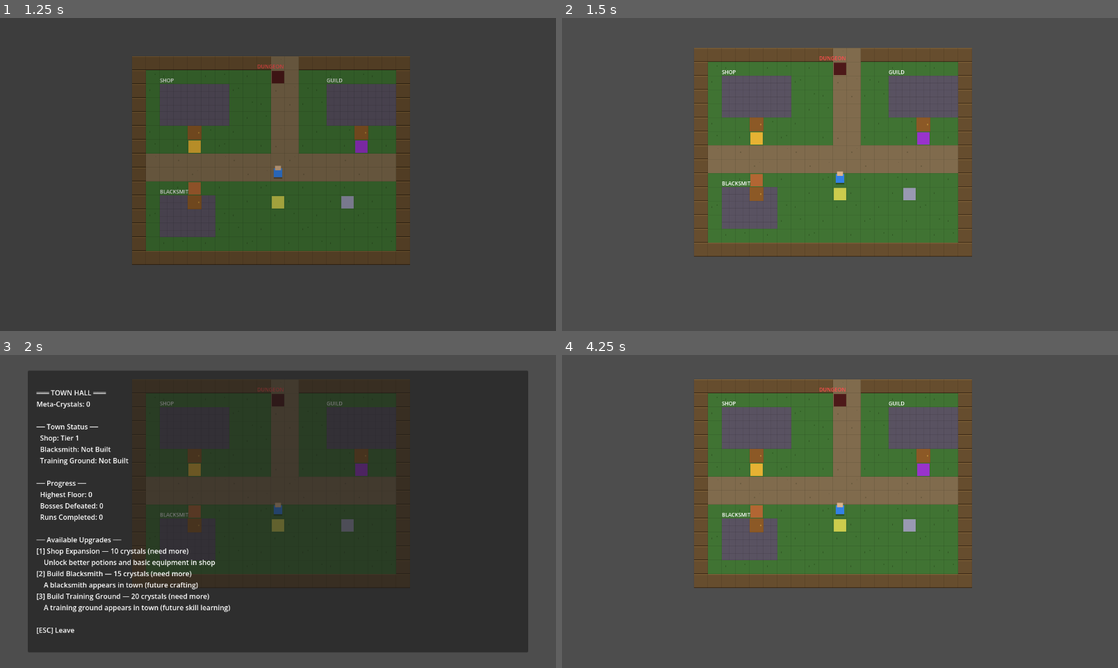
Above: before the commit, frames 1-4 (two rows, left to right).
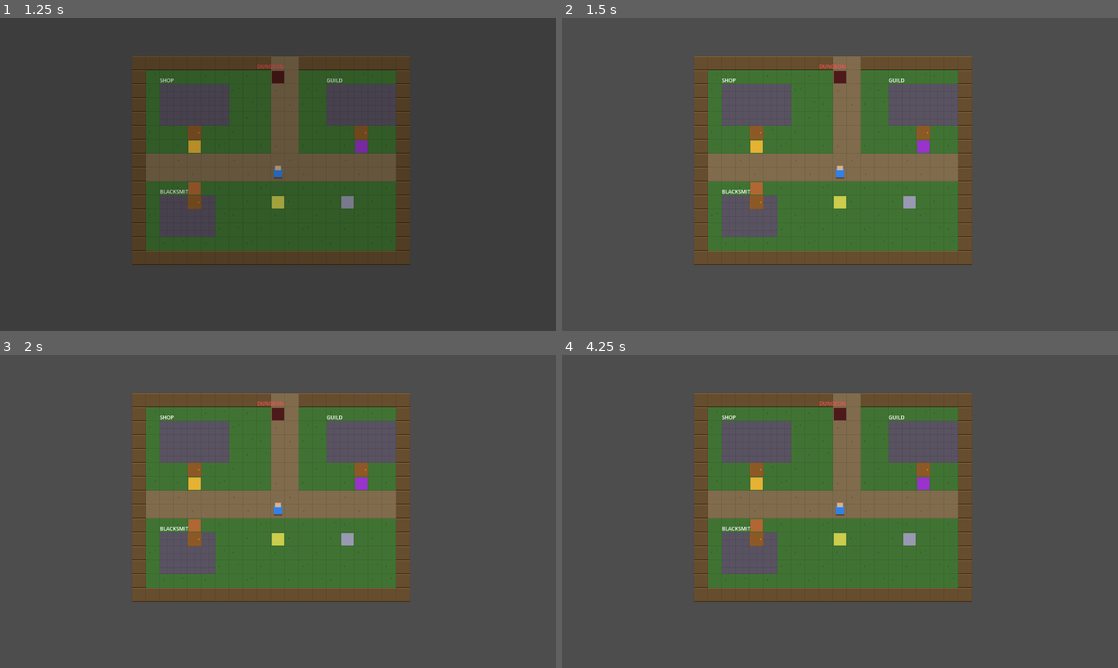
Above: after the commit, the same moments.

Repository: Uncanny177/GDscript-Dev---Prog.1
Game: Godot game, scene res://scenes/ui/title_screen.tscn
Two runs of this game, one before a commit and one after it. Both use one fixed random seed, a clock stepped at 60 frames per second and the inputs below.
Inputs:
- Up to frame 1 (1.25 s): tap Enter (ui_accept) at 0.5, 0.77 s; hold D (move_right) from 0.53 s (still down); tap E (interact) at 0.6 s; tap 1 at 0.8 s
- Up to frame 2 (1.5 s): release D (move_right) at 1.28 s; hold S (move_down) from 1.28 s (still down); tap 1 at 1.35 s
- Up to frame 3 (2 s): keep holding S (move_down); tap Enter (ui_accept) at 1.52 s; tap E (interact) at 1.55 s
- Up to frame 4 (4.25 s): tap Enter (ui_accept) at 2, 2.75, 3.02, 3.5, 3.77 s; release S (move_down) at 2.03 s; hold D (move_right) 2.03-2.78 s; tap E (interact) at 2.1, 3.05 s; tap 1 at 2.3, 2.85, 3.8 s; hold W (move_up) 2.78-3.53 s; hold A (move_left) from 3.53 s (still down); tap 2 at 3.6 s; tap Escape (cancel) at 4.15 s

Frame 1 is identical in both runs. In frame 2, 11% of the frame differs, in the area x 23-74%, y 9-79%; in frame 3, 80%, in the area x 5-95%, y 5-95%; in frame 4, 16%.
Error after the commit: Parse Error: Too many arguments for "get_class()" call. Expected at most 0 but received 1. (res://scenes/hub/training_ground_ui.gd:169)

Commit message:
feat: Task 34 - Skill Tree / Training Ground
Add skill learning system:
- SkillTree class: defines 2 unlockable skills per class (12 total)
  - Warrior: War Cry (ATK+25% buff), Cleave (AOE physical)
  - Mage: Thunder (1.8x light single), Barrier (party buff)
  - Rogue: Stun Strike (70% stun), Shadow Step (2.5x dark)
  - Paladin: Smite (1.6x light), Mass Heal (party heal)
  - Archer: Crippling Shot (DEF-25%), Snipe (2.2x single)
  - Necromancer: Weaken (AOE DEF down), Doom (2.0x dark + burn)
- TrainingGroundUI: select class → view/unlock skills with meta-crystals
  - Shows learned status, cost, level requirement
  - Learned skills permanently added to class definition (all characters benefit)
  - Requires Training Ground facility (Town Hall unlock)
- Skills tracked in UnlocksManager.unlocks['learned_skills'] (persists via save)
- Old Man NPC now serves as Training Ground instructor
- Player movement blocked during training UI

Diff:
--- a/scenes/hub/hub_town.gd
+++ b/scenes/hub/hub_town.gd
@@ -162,7 +162,7 @@
 		"The dungeon entrance is to the north.",
 		"Be careful — each floor gets harder.",
 		"If you fall, you'll lose your gold... but not your progress."
-	])
+	], false, false, false, false, false, true)  # is_training=true
 
 	# Dungeon entrance trigger
 	_create_npc("Dungeon Gate", Vector2(10, 1), Color(0.3, 0.1, 0.1), [
@@ -171,7 +171,7 @@
 	], true)  # is_dungeon_entrance = true
 
 
-func _create_npc(npc_name: String, grid_pos: Vector2, color: Color, dialogue: Array, is_dungeon_entrance: bool = false, is_shop: bool = false, is_guild: bool = false, is_town_hall: bool = false, is_blacksmith: bool = false) -> void:
+func _create_npc(npc_name: String, grid_pos: Vector2, color: Color, dialogue: Array, is_dungeon_entrance: bool = false, is_shop: bool = false, is_guild: bool = false, is_town_hall: bool = false, is_blacksmith: bool = false, is_training: bool = false) -> void:
 	## Creates an NPC node with:
 	##   - Area2D (detects player proximity)
 	##   - ColorRect (visual placeholder)
@@ -198,6 +198,7 @@
 	npc.set_meta("is_guild", is_guild)
 	npc.set_meta("is_town_hall", is_town_hall)
 	npc.set_meta("is_blacksmith", is_blacksmith)
+	npc.set_meta("is_training", is_training)
 
 	# Visual — colored square for the NPC
 	var visual := ColorRect.new()
@@ -304,6 +305,15 @@
 		blacksmith_ui.set_script(blacksmith_script)
 		add_child(blacksmith_ui)
 		interaction.blacksmith_ui = blacksmith_ui
+
+	# Create training ground UI
+	var training_script: Script = load("res://scenes/hub/training_ground_ui.gd")
+	if training_script:
+		var training_ui := CanvasLayer.new()
+		training_ui.name = "TrainingUI"
+		training_ui.set_script(training_script)
+		add_child(training_ui)
+		interaction.training_ui = training_ui
 
 
 func _draw() -> void:
--- a/scenes/hub/npc_interaction.gd
+++ b/scenes/hub/npc_interaction.gd
@@ -30,6 +30,9 @@
 ## Reference to the blacksmith UI (set by hub scene after spawning)
 var blacksmith_ui: Node = null
 
+## Reference to the training ground UI (set by hub scene after spawning)
+var training_ui: Node = null
+
 ## The NPC we're currently close enough to talk to (or null)
 var nearby_npc: Area2D = null
 
@@ -54,6 +57,8 @@
 		return
 	if blacksmith_ui and blacksmith_ui.is_active:
 		return
+	if training_ui and training_ui.is_active:
+		return
 
 	_find_nearby_npc()
 
@@ -70,6 +75,8 @@
 	if town_hall_ui and town_hall_ui.is_active:
 		return
 	if blacksmith_ui and blacksmith_ui.is_active:
+		return
+	if training_ui and training_ui.is_active:
 		return
 
 	if not event is InputEventKey and not event is InputEventJoypadButton:
@@ -112,6 +119,7 @@
 	var is_guild: bool = npc.get_meta("is_guild", false)
 	var is_town_hall: bool = npc.get_meta("is_town_hall", false)
 	var is_blacksmith: bool = npc.get_meta("is_blacksmith", false)
+	var is_training: bool = npc.get_meta("is_training", false)
 
 	if is_entrance:
 		# Check if resuming a saved run
@@ -138,6 +146,10 @@
 		blacksmith_ui.open_blacksmith()
 		return
 
+	if is_training and training_ui:
+		training_ui.open_training()
+		return
+
 	# Default: normal dialogue
 	if dialogue_box:
 		dialogue_box.start_dialogue(npc_name, dialogue)
--- /dev/null
+++ b/scenes/hub/training_ground_ui.gd
@@ -0,0 +1,196 @@
+## TrainingGroundUI — Unlock new skills for classes using meta-crystals.
+## Requires Training Ground facility to be built (UnlocksManager).
+
+extends CanvasLayer
+
+signal training_closed
+
+var is_active: bool = false
+var panel: PanelContainer = null
+var content_label: Label = null
+var mode: int = 0  # 0 = class select, 1 = skill select
+var selected_class: String = ""
+
+## Tracks which skills have been permanently unlocked (persists via UnlocksManager)
+## Stored as Array[String] of skill IDs in UnlocksManager.unlocks["learned_skills"]
+
+
+func _ready() -> void:
+	_build_ui()
+	panel.hide()
+
+
+func _build_ui() -> void:
+	panel = PanelContainer.new()
+	panel.name = "TrainingPanel"
+	panel.anchor_left = 0.05
+	panel.anchor_right = 0.95
+	panel.anchor_top = 0.05
+	panel.anchor_bottom = 0.95
+	add_child(panel)
+
+	var margin := MarginContainer.new()
+	margin.add_theme_constant_override("margin_left", 20)
+	margin.add_theme_constant_override("margin_right", 20)
+	margin.add_theme_constant_override("margin_top", 15)
+	margin.add_theme_constant_override("margin_bottom", 15)
+	panel.add_child(margin)
+
+	content_label = Label.new()
+	content_label.name = "ContentLabel"
+	content_label.autowrap_mode = TextServer.AUTOWRAP_WORD_SMART
+	margin.add_child(content_label)
+
+	panel.hide()
+
+
+func open_training() -> void:
+	is_active = true
+	mode = 0
+	_show_class_select()
+	panel.show()
+
+
+func _show_class_select() -> void:
+	mode = 0
+	var text: String = "═══ TRAINING GROUND ═══\n"
+	text += "Meta-Crystals: %d\n\n" % GameManager.meta_crystals
+
+	if UnlocksManager.training_ground_tier <= 0:
+		text += "The Training Ground hasn't been built yet!\nVisit the Town Hall to unlock it.\n"
+		text += "\n[ESC] Leave"
+		content_label.text = text
+		return
+
+	text += "Choose a class to train:\n\n"
+	var classes: Array = ClassDatabase.get_all_classes()
+	for i in range(classes.size()):
+		var c: ClassData = classes[i]
+		var learnable: Array = SkillTree.get_learnable_skills(c.class_name_text)
+		var learned_count: int = _count_learned(c.class_name_text, learnable)
+		text += "[%d] %s (%d/%d skills learned)\n" % [i + 1, c.class_name_text, learned_count, learnable.size()]
+
+	text += "\n[ESC] Leave"
+	content_label.text = text
+
+
+func _show_skill_select() -> void:
+	mode = 1
+	var text: String = "═══ %s SKILLS ═══\n" % selected_class.to_upper()
+	text += "Meta-Crystals: %d\n\n" % GameManager.meta_crystals
+
+	var learnable: Array[Dictionary] = SkillTree.get_learnable_skills(selected_class)
+
+	if learnable.is_empty():
+		text += "No additional skills available.\n"
+	else:
+		for i in range(learnable.size()):
+			var entry: Dictionary = learnable[i]
+			var skill: SkillData = entry["skill"]
+			var is_learned: bool = _is_skill_learned(entry["id"])
+
+			if is_learned:
+				text += "  [✓] %s (learned)\n" % skill.skill_name
+			else:
+				var can_afford: String = "" if GameManager.meta_crystals >= entry["cost"] else " (need more)"
+				text += "  [%d] %s — %d crystals, Lv%d req%s\n" % [i + 1, skill.skill_name, entry["cost"], entry["level_req"], can_afford]
+				text += "      %s (MP: %d)\n" % [skill.description, skill.mp_cost]
+
+	text += "\n[ESC] Back"
+	content_label.text = text
+
+
+func _unhandled_input(event: InputEvent) -> void:
+	if not is_active:
+		return
+	if not event is InputEventKey and not event is InputEventJoypadButton:
+		return
+	if not event.is_pressed():
+		return
+
+	get_viewport().set_input_as_handled()
+
+	if event is InputEventKey and event.keycode == KEY_ESCAPE:
+		if mode == 1:
+			_show_class_select()
+		else:
+			_close()
+		return
+	if Input.is_action_just_pressed("cancel"):
+		if mode == 1:
+			_show_class_select()
+		else:
+			_close()
+		return
+
+	if event is InputEventKey:
+		var num: int = event.keycode - KEY_1
+		if mode == 0:
+			_select_class(num)
+		elif mode == 1:
+			_try_learn_skill(num)
+
+
+func _select_class(index: int) -> void:
+	var classes: Array = ClassDatabase.get_all_classes()
+	if index < 0 or index >= classes.size():
+		return
+	selected_class = classes[index].class_name_text
+	_show_skill_select()
+
+
+func _try_learn_skill(index: int) -> void:
+	var learnable: Array[Dictionary] = SkillTree.get_learnable_skills(selected_class)
+	if index < 0 or index >= learnable.size():
+		return
+
+	var entry: Dictionary = learnable[index]
+
+	# Already learned?
+	if _is_skill_learned(entry["id"]):
+		return
+
+	# Can afford?
+	if not GameManager.spend_meta_crystals(entry["cost"]):
+		return
+
+	# Learn it
+	_mark_skill_learned(entry["id"])
+
+	# Add to all characters of this class
+	_apply_skill_to_class(selected_class, entry["skill"])
+
+	print("[Training] Learned %s for %s class" % [entry["skill"].skill_name, selected_class])
+	_show_skill_select()
+
+
+func _apply_skill_to_class(class_name_text: String, skill: SkillData) -> void:
+	## Add the skill to the class definition so all characters of that class have it.
+	var class_data: ClassData = ClassDatabase.get_class(class_name_text)
+	if class_data and skill not in class_data.skills:
+		class_data.skills.append(skill)
+
+
+func _is_skill_learned(skill_id: String) -> bool:
+	var learned: Array = UnlocksManager.unlocks.get("learned_skills", [])
+	return skill_id in learned
+
+
+func _mark_skill_learned(skill_id: String) -> void:
+	if not UnlocksManager.unlocks.has("learned_skills"):
+		UnlocksManager.unlocks["learned_skills"] = []
+	UnlocksManager.unlocks["learned_skills"].append(skill_id)
+
+
+func _count_learned(class_name_text: String, learnable: Array) -> int:
+	var count: int = 0
+	for entry in learnable:
+		if _is_skill_learned(entry["id"]):
+			count += 1
+	return count
+
+
+func _close() -> void:
+	panel.hide()
+	is_active = false
+	training_closed.emit()
--- a/scenes/player/player.gd
+++ b/scenes/player/player.gd
@@ -68,6 +68,8 @@
 	if interaction and interaction.town_hall_ui and interaction.town_hall_ui.is_active:
 		return
 	if interaction and interaction.blacksmith_ui and interaction.blacksmith_ui.is_active:
+		return
+	if interaction and interaction.training_ui and interaction.training_ui.is_active:
 		return
 	if SettingsMenu.is_active:
 		return
--- /dev/null
+++ b/scripts/data/skill_tree.gd
@@ -0,0 +1,60 @@
+## SkillTree — Defines learnable skills per class at the Training Ground.
+##
+## Each class has additional skills beyond their starting set.
+## Players spend meta-crystals to unlock new skills permanently.
+## Requires the Training Ground facility (UnlocksManager).
+##
+## Skills unlock per-class (not per-character). Once unlocked,
+## ALL characters of that class can use the skill.
+
+class_name SkillTree
+extends RefCounted
+
+## Returns available skills to learn for a given class.
+## Each entry: {"skill": SkillData, "cost": int, "level_req": int, "id": String}
+## "id" is used to track which ones are unlocked.
+
+static func get_learnable_skills(class_name_text: String) -> Array[Dictionary]:
+	var skills: Array[Dictionary] = []
+
+	match class_name_text:
+		"Warrior":
+			skills.append(_make_skill("warrior_war_cry", "War Cry", "Boosts own ATK for 3 turns.", 5, SkillData.TargetType.SELF, SkillData.DamageType.NONE, 0.0, "none", {"type": StatusEffect.Type.ATK_UP, "duration": 3, "potency": 25, "chance": 100}, 8, 3))
+			skills.append(_make_skill("warrior_cleave", "Cleave", "Sweeps all enemies with a wide slash.", 8, SkillData.TargetType.ALL_ENEMIES, SkillData.DamageType.PHYSICAL, 0.8, "none", {}, 12, 5))
+		"Mage":
+			skills.append(_make_skill("mage_thunder", "Thunder", "Strikes one enemy with lightning.", 10, SkillData.TargetType.SINGLE_ENEMY, SkillData.DamageType.MAGICAL, 1.8, "light", {}, 10, 4))
+			skills.append(_make_skill("mage_barrier", "Barrier", "Reduces damage to all allies for 2 turns.", 12, SkillData.TargetType.ALL_ALLIES, SkillData.DamageType.NONE, 0.0, "none", {}, 15, 6))
+		"Rogue":
+			skills.append(_make_skill("rogue_stun_strike", "Stun Strike", "A blow that stuns the target.", 6, SkillData.TargetType.SINGLE_ENEMY, SkillData.DamageType.PHYSICAL, 1.0, "none", {"type": StatusEffect.Type.STUN, "duration": 1, "potency": 0, "chance": 70}, 8, 3))
+			skills.append(_make_skill("rogue_shadow_step", "Shadow Step", "Massive damage from the shadows.", 10, SkillData.TargetType.SINGLE_ENEMY, SkillData.DamageType.PHYSICAL, 2.5, "dark", {}, 14, 6))
+		"Paladin":
+			skills.append(_make_skill("paladin_smite", "Smite", "Holy damage to one enemy. Extra vs dark.", 7, SkillData.TargetType.SINGLE_ENEMY, SkillData.DamageType.MAGICAL, 1.6, "light", {}, 10, 4))
+			skills.append(_make_skill("paladin_mass_heal", "Mass Heal", "Heals all allies.", 15, SkillData.TargetType.ALL_ALLIES, SkillData.DamageType.HEALING, 1.5, "light", {}, 18, 7))
+		"Archer":
+			skills.append(_make_skill("archer_cripple", "Crippling Shot", "Slows and weakens enemy DEF.", 5, SkillData.TargetType.SINGLE_ENEMY, SkillData.DamageType.PHYSICAL, 1.0, "none", {"type": StatusEffect.Type.DEF_DOWN, "duration": 3, "potency": 25, "chance": 85}, 8, 3))
+			skills.append(_make_skill("archer_snipe", "Snipe", "Devastating single-target shot.", 8, SkillData.TargetType.SINGLE_ENEMY, SkillData.DamageType.PHYSICAL, 2.2, "none", {}, 12, 5))
+		"Necromancer":
+			skills.append(_make_skill("necro_weaken", "Weaken", "Reduces all enemies' ATK.", 10, SkillData.TargetType.ALL_ENEMIES, SkillData.DamageType.NONE, 0.0, "dark", {"type": StatusEffect.Type.DEF_DOWN, "duration": 2, "potency": 20, "chance": 100}, 10, 4))
+			skills.append(_make_skill("necro_doom", "Doom", "Massive dark damage + burn.", 18, SkillData.TargetType.SINGLE_ENEMY, SkillData.DamageType.MAGICAL, 2.0, "dark", {"type": StatusEffect.Type.BURN, "duration": 3, "potency": 12, "chance": 80}, 16, 7))
+
+	return skills
+
+
+static func _make_skill(id: String, skill_name: String, desc: String, mp_cost: int, target: SkillData.TargetType, dmg_type: SkillData.DamageType, mult: float, element: String, status: Dictionary, crystal_cost: int, level_req: int) -> Dictionary:
+	var skill := SkillData.new()
+	skill.skill_name = skill_name
+	skill.description = desc
+	skill.mp_cost = mp_cost
+	skill.target_type = target
+	skill.damage_type = dmg_type
+	skill.power_multiplier = mult
+	skill.element = element
+	if not status.is_empty():
+		skill.status_on_hit = status
+
+	return {
+		"id": id,
+		"skill": skill,
+		"cost": crystal_cost,
+		"level_req": level_req,
+	}
